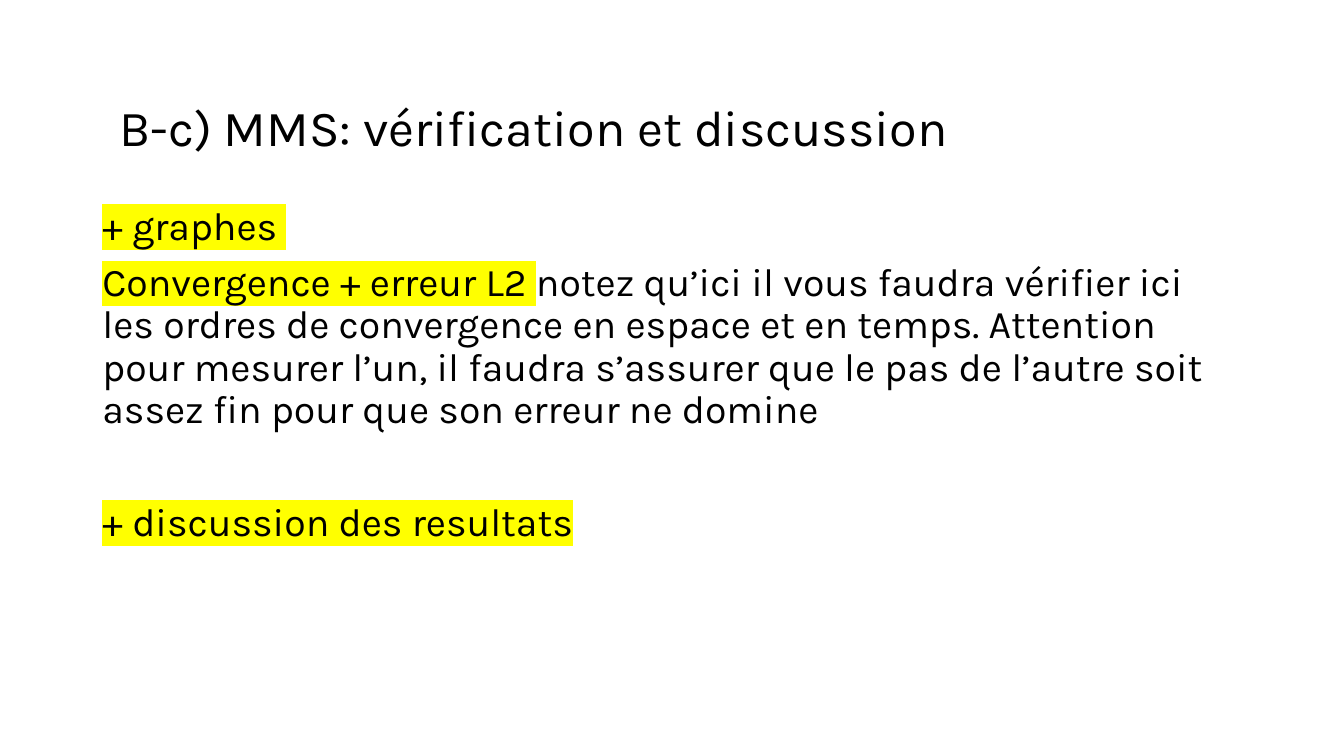
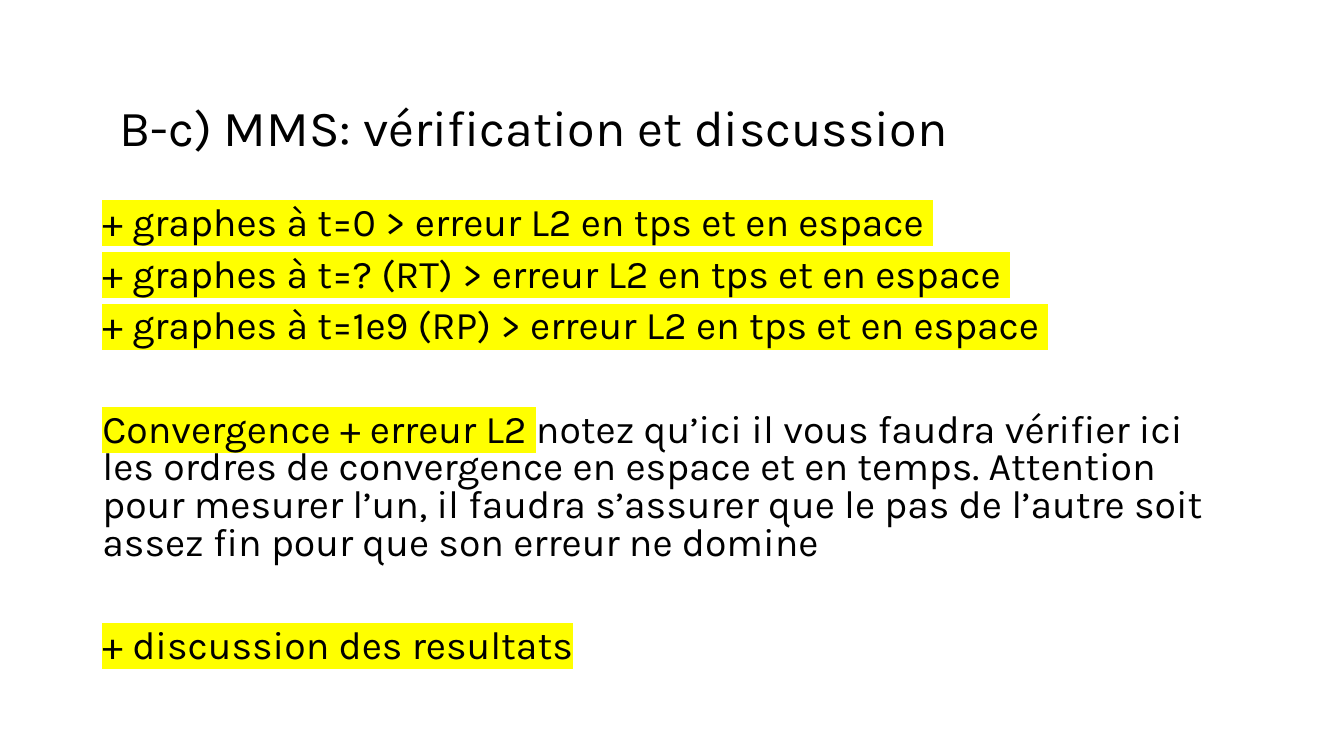
Before and after one commit to mehdibendaya/MEC8211DEV2, a slide deck: slide 14 of Devoir_2.pptx (slide 11 before the commit). Drawn at 1344x756 pixels with LibreOffice and Linux fonts; fonts in the diff are those of the drawing. Boxes give left, top, right and bottom in pixels: in the first picture for what was removed or moved away, otherwise in the second. Text is boxed around its words. In the diff, an @@ line names an element or a change of style, - is before the commit and + after.

Commit message:
mise en commun des codes + résultats etude de convergence 04/03/2024

```diff
--- a/Devoir_2.pptx
+++ b/Devoir_2.pptx
@@ text at bbox=[132, 206, 1039, 349]: text changed @@
-+ graphes
++ graphes à t=0 > erreur L2 en tps et en espace
++ graphes à t=? (RT) > erreur L2 en tps et en espace
++ graphes à t=1e9 (RP) > erreur L2 en tps et en espace
@@ text at bbox=[102, 413, 1202, 660]: line spacing 0.9 to 0.8 @@
```
Also in this commit, not shown: 3 slides added, 21 other files.
